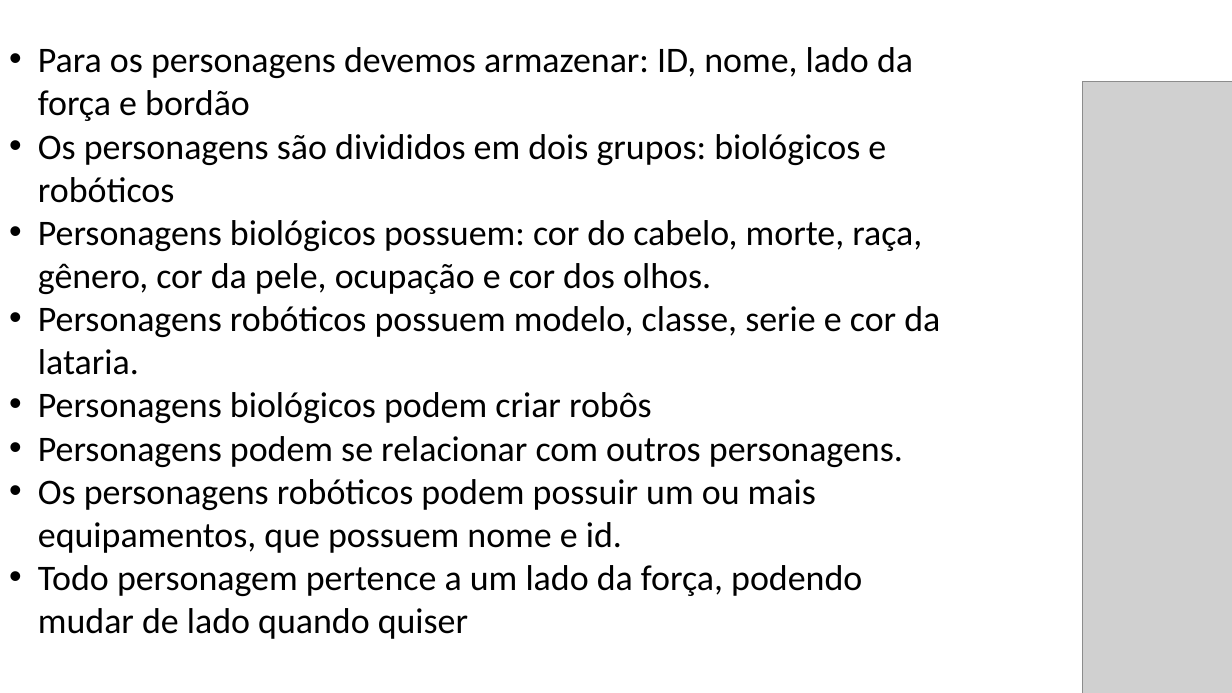
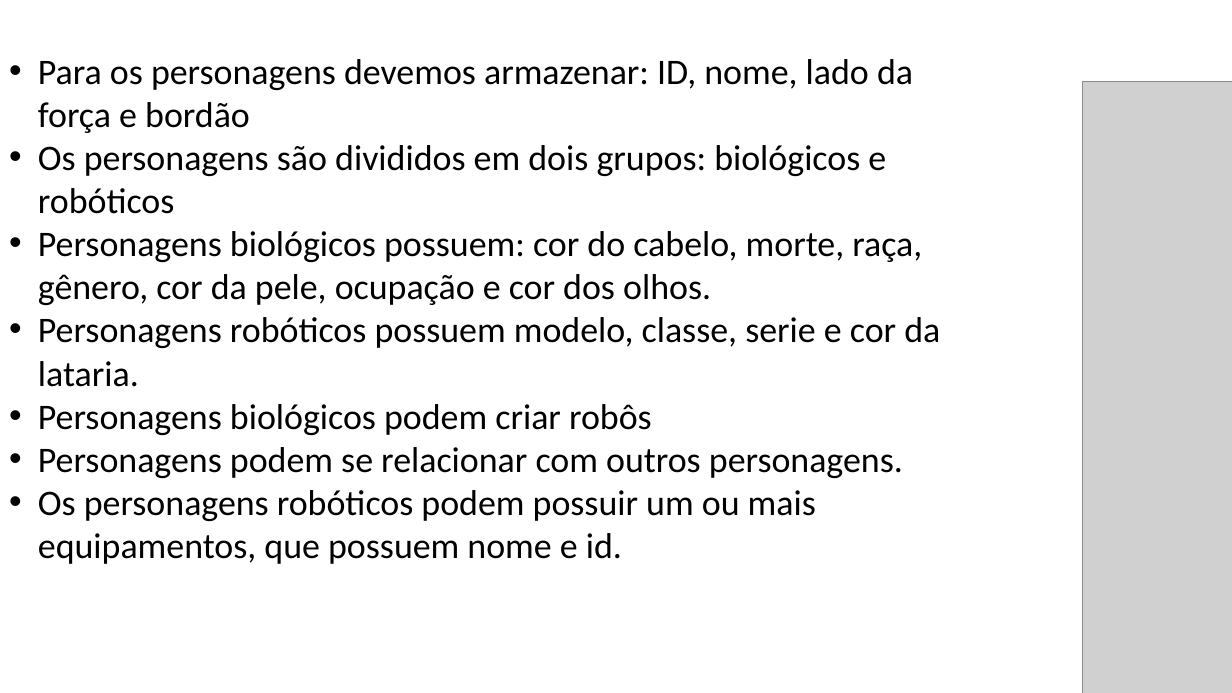
Before and after one commit to daniellygj/Fatec, a slide deck: slide 6 of 3º Semestre/Programação em Banco de Dados/Projeto/Apresentação.pptx. Drawn at 1232x693 pixels with LibreOffice and Linux fonts; fonts in the diff are those of the drawing; grey boxes stand for pictures. Boxes give left, top, right and bottom in pixels: in the first picture for what was removed or moved away, otherwise in the second. Text is boxed around its words. In the diff, an @@ line names an element or a change of style, - is before the commit and + after.

```diff
--- a/3º Semestre/Programação em Banco de Dados/Projeto/Apresentação.pptx
+++ b/3º Semestre/Programação em Banco de Dados/Projeto/Apresentação.pptx
@@ text "Para os personagens devemos armazenar: ...": place and size @@
-text "Para os personagens devemos armazenar: ..." at bbox=[38, 47, 940, 639]
+text "Para os personagens devemos armazenar: ..." at bbox=[38, 59, 940, 564]
@@ text at bbox=[38, 565, 862, 639]: paragraph removed @@
-• Todo personagem pertence a um lado da força, podendo mudar de lado quando quiser
```
Also in this commit, not shown: 14 other slides changed, 5 slides added, 4 slides removed.
